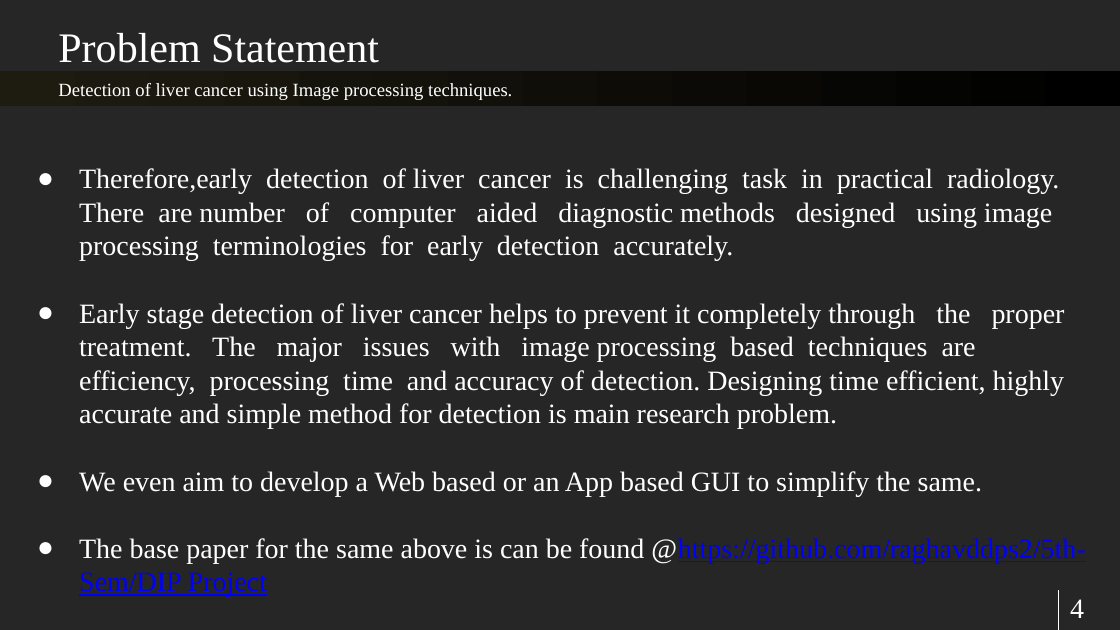
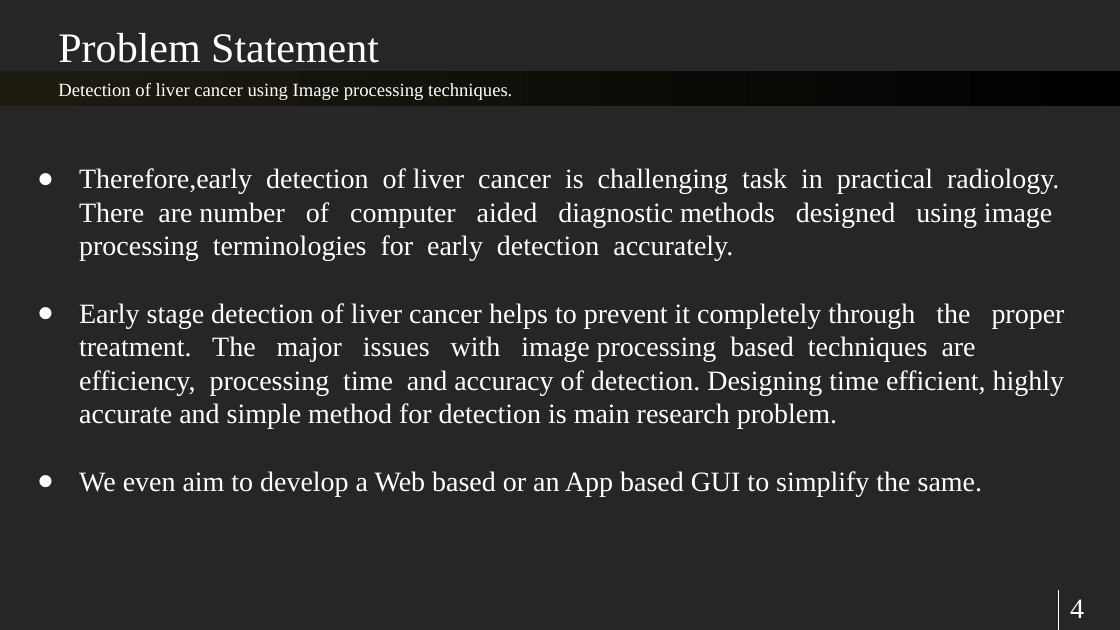
Before and after one commit to AbhayRoy1/liver-tumer-detection, a slide deck: slide 4 of Presentation/Digital Image Processing Project.pptx. Drawn at 1120x630 pixels with LibreOffice and Linux fonts; fonts in the diff are those of the drawing. Boxes give left, top, right and bottom in pixels: in the first picture for what was removed or moved away, otherwise in the second. Text is boxed around its words. In the diff, an @@ line names an element or a change of style, - is before the commit and + after.

```diff
--- a/Presentation/Digital Image Processing Project.pptx
+++ b/Presentation/Digital Image Processing Project.pptx
@@ text at [79, 538, 1085, 597]: paragraph removed @@
-● The base paper for the same above is can be found @https://github.com/raghavddps2/5th-Sem/DIP Project
```
Also in this commit, not shown: 2 other slides changed, 1 slide added, 1 slide removed, 1 other file.
